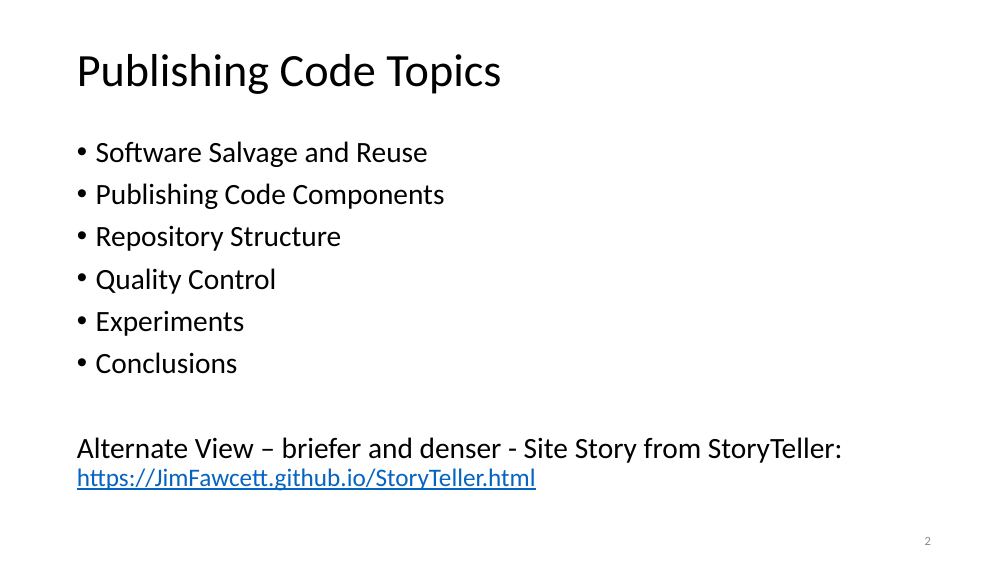
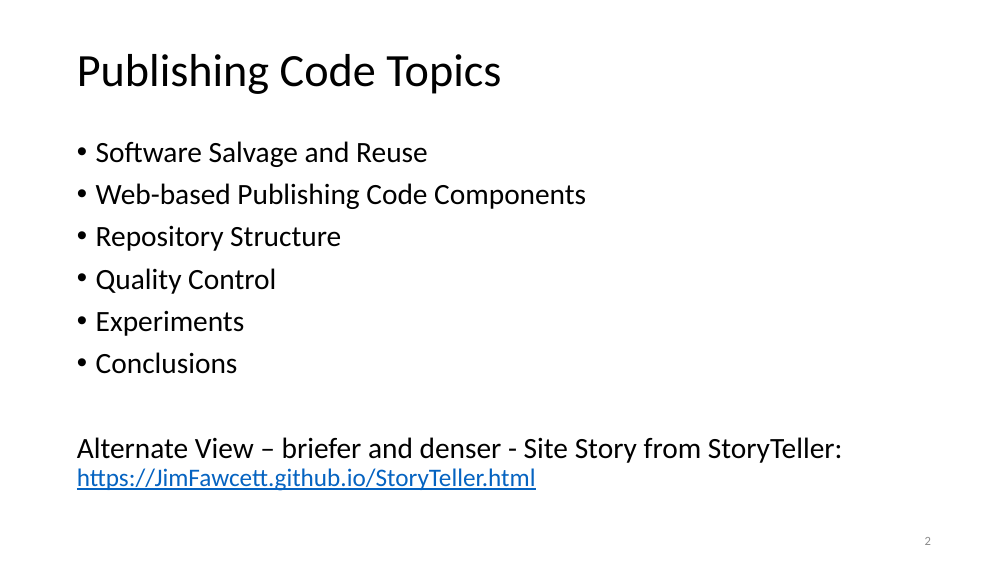
Before and after one commit to JimFawcett/JimFawcett.github.io, a slide deck: slide 2 of Resources/PublishingSourceCode.pptx. Drawn at 1008x567 pixels with LibreOffice and Linux fonts; fonts in the diff are those of the drawing. Boxes give left, top, right and bottom in pixels: in the first picture for what was removed or moved away, otherwise in the second. Text is boxed around its words. In the diff, an @@ line names an element or a change of style, - is before the commit and + after.

Commit message:
fixed text error in Hier, modified slides in PublishingSourceCode

```diff
--- a/Resources/PublishingSourceCode.pptx
+++ b/Resources/PublishingSourceCode.pptx
@@ text at [96, 183, 586, 209]: text changed @@
-• Publishing Code Components
+• Web-based Publishing Code Components
```
Also in this commit, not shown: 3 other slides changed, 4 other files.
